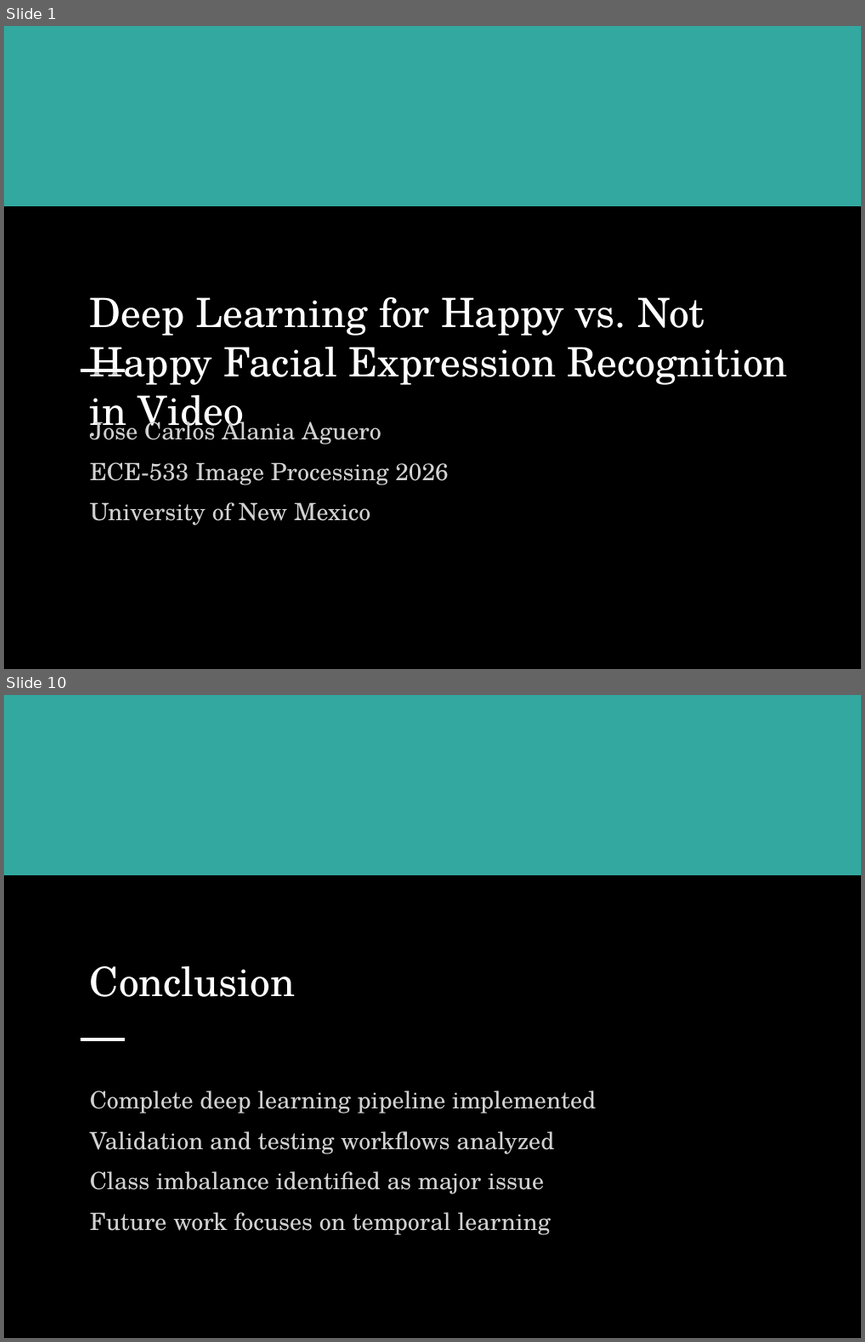
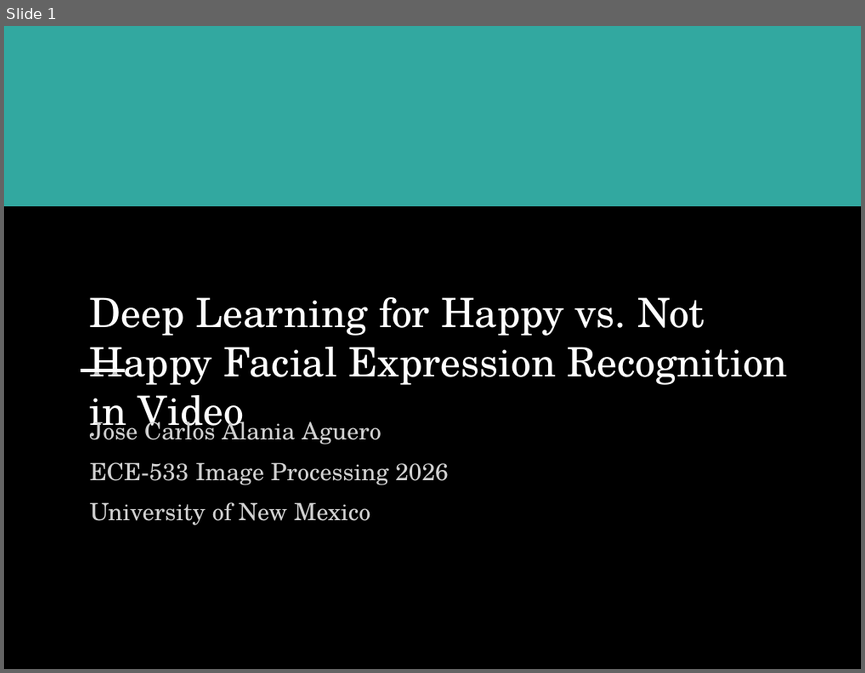
Before and after one commit to pepealania/image-processing-project-tutorial-deep-learning-happy-not-happy-classification, a slide deck: scientific_emotion_recognition_design.pptx. Shown one above the other, each under a label of ours: slides 1 and 10 before the commit, slide 1 after it; the slides between them are not shown. The pictures are 865x1342 and 865x673 pixels, drawn with LibreOffice and Linux fonts; fonts in the diff are those of the drawing. Boxes give left, top, right and bottom in pixels: in the first picture for what was removed or moved away, otherwise in the second. Text is boxed around its words. In the diff, an @@ line names an element or a change of style, - is before the commit and + after.

```diff
--- a/scientific_emotion_recognition_design.pptx
+++ b/scientific_emotion_recognition_design.pptx
@@ slide 10 removed at bbox=[4, 695, 861, 1338], background #000000 @@
@@ rectangle removed at bbox=[4, 695, 861, 875] @@
@@ text removed at bbox=[90, 966, 296, 997] @@
-Conclusion
@@ rectangle removed at bbox=[81, 1038, 124, 1040] @@
@@ text removed at bbox=[90, 1090, 596, 1235] @@
-Complete deep learning pipeline implemented
-Validation and testing workflows analyzed
-Class imbalance identified as major issue
-Future work focuses on temporal learning
```
Also in this commit, not shown: 1 slide changed, 14 slides added, 7 other slides removed.
